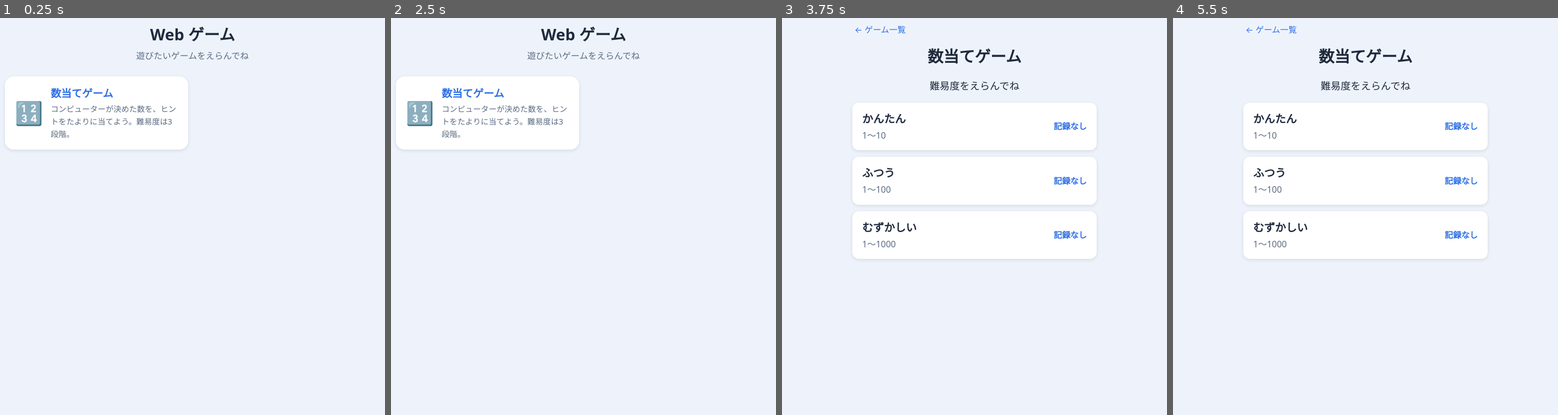
Above: before the commit, frames 1-4 (left to right).
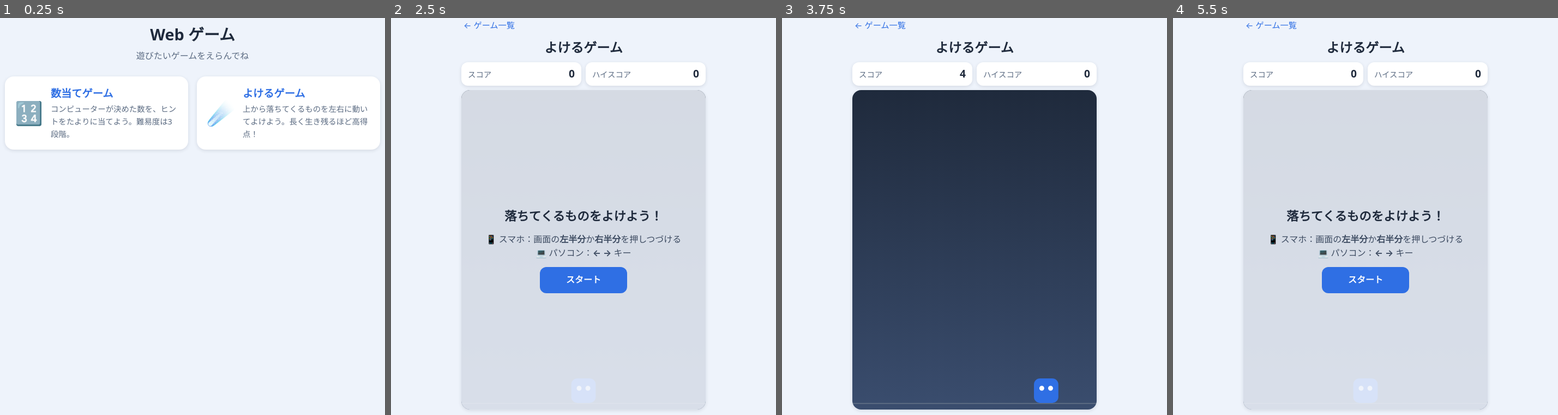
Above: after the commit, the same moments.

Repository: swatsgtj-svg/web-games
Game: browser game, page index.html
The game is run twice, just before and just after one commit, with the same random seed, the same clock (stepped at 60 frames per second) and the same inputs.
Inputs (mouse positions are in pixels of both pictures, inside the frame that each line leads up to; where the layout moved, square brackets give the same spot in the first picture):
- Up to frame 1 (0.25 s): no input
- Up to frame 2 (2.5 s): click (583, 113) at 0.27 s; hold Right 1.03-1.53 s; click (583, 121) at 1.07 s; tap Space at 1.1, 1.6, 2.1 s; hold Down 1.58-1.85 s; click (506, 105) at 1.67 s; hold Left 1.9-2.47 s; click "← ゲーム一覧" at 2.02 s; click (656, 101) at 2.27 s
- Up to frame 3 (3.75 s): hold Up 2.52-2.82 s; tap A at 2.52 s; tap Space at 2.6, 3.1, 3.6 s; click (1009, 311) [1032, 129] at 2.87 s; hold Right 2.87-3.53 s; click (974, 280) at 3.27 s, where only the run after the commit has a clickable "スタート"; click (912, 327) [882, 129] at 3.47 s; tap D at 3.52 s; hold Up from 3.58 s (still down)
- Up to frame 4 (5.5 s): release Up at 3.82 s; hold Left 3.87-4.3 s; click (1365, 184) [1365, 93] at 4.07 s; tap Space at 4.1, 4.6, 5.1 s; hold Down 4.35-4.68 s; click "← ゲーム一覧" at 4.52 s; click (1477, 117) at 4.67 s; hold Right 4.73-5.23 s; click (1292, 248) [1253, 113] at 5.27 s; hold Down from 5.28 s (still down)

The runs differ from the first frame. In frame 1, 0.6% of the frame differs, in the area x 53-96%, y 17-31%; in frame 2, 16%; in frame 3, 52%, in the area x 18-82%, y 0-99%; in frame 4, 27%.

Commit message:
落ちてくるものをよけるゲームを追加
- dodge/ に新しいゲーム（index.html・style.css・script.js）を作成
- 矢印キーと、画面の左右半分の長押しでプレイヤーを操作
- 時間がたつほど落ちる速さと数が増え、生き残った時間がスコアになる
- ハイスコアを localStorage に保存
- games.js に追加して一覧ページに表示

Co-Authored-By: Claude Opus 5.5 <noreply@anthropic.com>
Claude-Session: https://claude.ai/code/session_01VBRbQ5qjfsNGov1HxdS8UK

Diff:
--- /dev/null
+++ b/dodge/index.html
@@ -0,0 +1,48 @@
+<!DOCTYPE html>
+<html lang="ja">
+<head>
+  <meta charset="UTF-8">
+  <!-- スマホの画面幅に合わせて表示し、指で拡大・縮小されないようにする設定 -->
+  <meta name="viewport" content="width=device-width, initial-scale=1, maximum-scale=1, user-scalable=no">
+  <title>よけるゲーム</title>
+  <link rel="stylesheet" href="style.css">
+</head>
+<body>
+  <main class="card">
+    <!-- 一覧ページに戻るリンク。「../」は「1つ上のフォルダ」という意味 -->
+    <a class="home-link" href="../index.html">← ゲーム一覧</a>
+    <h1>よけるゲーム</h1>
+
+    <!-- 今のスコアとハイスコア -->
+    <dl class="status">
+      <div><dt>スコア</dt><dd id="score">0</dd></div>
+      <div><dt>ハイスコア</dt><dd id="high-score">0</dd></div>
+    </dl>
+
+    <!-- ゲーム画面。canvas（キャンバス）は JavaScript で絵を描ける「板」 -->
+    <div class="stage" id="stage">
+      <canvas id="game" aria-label="ゲーム画面"></canvas>
+
+      <!-- ① スタート画面（ゲーム画面の上に重ねて表示） -->
+      <section class="overlay" id="screen-start">
+        <p class="overlay-title">落ちてくるものをよけよう！</p>
+        <ul class="howto">
+          <li>📱 スマホ：画面の<strong>左半分</strong>か<strong>右半分</strong>を押しつづける</li>
+          <li>💻 パソコン：<strong>← →</strong> キー</li>
+        </ul>
+        <button type="button" class="primary" id="start-button">スタート</button>
+      </section>
+
+      <!-- ② ゲームオーバー画面（最初はかくしておく） -->
+      <section class="overlay" id="screen-over" hidden>
+        <p class="overlay-title">ゲームオーバー</p>
+        <p class="final-score">スコア <span id="final-score">0</span></p>
+        <p id="new-record" class="new-record" hidden>🎉 ハイスコア更新！</p>
+        <button type="button" class="primary" id="retry-button">もう一回</button>
+      </section>
+    </div>
+  </main>
+
+  <script src="script.js"></script>
+</body>
+</html>
--- /dev/null
+++ b/dodge/script.js
@@ -0,0 +1,315 @@
+// ===== よけるゲーム =====
+// 画面の下のプレイヤーを左右に動かして、上から落ちてくる玉をよけるゲーム。
+// 長く生き残るほどスコアが上がり、玉の速さと数がだんだん増える。
+
+// ----- 設定（数字を変えると遊びごこちが変わる） -----
+const STORAGE_KEY = 'dodge-high-score'; // ハイスコアを保存するときの名前
+const SCORE_PER_SECOND = 10;            // 1秒生き残るごとに増えるスコア
+const MAX_DT = 0.05;                    // 1回の計算で進める時間の上限（秒）。タブを戻したときのワープ防止
+
+// ----- 画面の部品を取り出しておく -----
+const stage         = document.getElementById('stage');
+const canvas        = document.getElementById('game');
+const ctx           = canvas.getContext('2d'); // 絵を描くための道具
+const scoreText     = document.getElementById('score');
+const highScoreText = document.getElementById('high-score');
+const screenStart   = document.getElementById('screen-start');
+const screenOver    = document.getElementById('screen-over');
+const finalScore    = document.getElementById('final-score');
+const newRecordText = document.getElementById('new-record');
+
+// ----- ゲームの状態 -----
+let width = 0;        // ゲーム画面の幅（px）
+let height = 0;       // ゲーム画面の高さ（px）
+let playing = false;  // いま遊んでいる最中か
+let elapsed = 0;      // ゲーム開始からの時間（秒）
+let spawnTimer = 0;   // 次の玉を出すまでの残り時間（秒）
+let lastTime = 0;     // 前回の計算をした時刻
+let highScore = loadHighScore();
+
+const player = { x: 0, y: 0, size: 0 }; // x は真ん中の位置
+let rocks = [];                          // 落ちてくる玉の一覧 { x, y, r, speed }
+
+// ===== ハイスコアの読み書き =====
+// 保存できない環境（プライベートブラウズなど）でも止まらないように try/catch で囲む
+function loadHighScore() {
+  try {
+    const saved = Number(localStorage.getItem(STORAGE_KEY));
+    return Number.isFinite(saved) && saved > 0 ? saved : 0;
+  } catch (e) {
+    return 0;
+  }
+}
+
+function saveHighScore(score) {
+  try {
+    localStorage.setItem(STORAGE_KEY, String(score));
+  } catch (e) {
+    // 保存できなくても、ゲームはそのまま遊べる
+  }
+}
+
+// ===== 画面の大きさに合わせる =====
+// canvas は「表示される大きさ」と「中の絵の細かさ」が別々なので、両方をそろえる。
+// devicePixelRatio は、スマホなどの高画質な画面で1pxが何ドットか（2や3など）。
+function resize() {
+  const rect = stage.getBoundingClientRect();
+  const oldWidth = width;
+  const oldHeight = height;
+  width = rect.width;
+  height = rect.height;
+
+  const dpr = window.devicePixelRatio || 1;
+  canvas.width = Math.round(width * dpr);
+  canvas.height = Math.round(height * dpr);
+  ctx.setTransform(dpr, 0, 0, dpr, 0, 0); // これで以降は「表示上のpx」で描ける
+
+  // プレイヤーの大きさは画面幅の1割（小さすぎ・大きすぎにならないように範囲を決める）
+  player.size = Math.min(Math.max(width * 0.1, 28), 48);
+  player.y = height - player.size - 12;
+
+  if (oldWidth > 0) {
+    // 遊んでいる途中で画面の大きさが変わったら、位置も同じ割合でのばす
+    player.x = (player.x / oldWidth) * width;
+    for (const rock of rocks) {
+      rock.x = (rock.x / oldWidth) * width;
+      rock.y = (rock.y / oldHeight) * height;
+    }
+  } else {
+    player.x = width / 2;
+  }
+  clampPlayer();
+  draw();
+}
+
+// プレイヤーが画面の外に出ないようにする
+function clampPlayer() {
+  const half = player.size / 2;
+  player.x = Math.min(Math.max(player.x, half), width - half);
+}
+
+// ===== 操作 =====
+// 左右どちらに動かしたいかを、キーボードとタッチでそれぞれ覚えておく
+const keys = { left: false, right: false };
+const pointers = new Map(); // 押している指（またはマウス）ごとの「左 = -1 / 右 = 1」
+
+// パソコン：矢印キー（A / D キーでもOK）
+window.addEventListener('keydown', (event) => {
+  if (event.key === 'ArrowLeft' || event.key === 'a') keys.left = true;
+  if (event.key === 'ArrowRight' || event.key === 'd') keys.right = true;
+  if (event.key.startsWith('Arrow')) event.preventDefault(); // 矢印キーで画面がスクロールしないように
+});
+
+window.addEventListener('keyup', (event) => {
+  if (event.key === 'ArrowLeft' || event.key === 'a') keys.left = false;
+  if (event.key === 'ArrowRight' || event.key === 'd') keys.right = false;
+});
+
+// 別のアプリに切りかえたときなど、キーを離したことが伝わらない場合に備えてリセット
+window.addEventListener('blur', () => {
+  keys.left = false;
+  keys.right = false;
+  pointers.clear();
+});
+
+// スマホ：画面の左半分を押していたら左、右半分なら右（マウスでクリックしても同じ）
+// 「pointer」は、指・マウス・ペンをまとめてあつかえるしくみ
+function sideOf(event) {
+  const rect = canvas.getBoundingClientRect();
+  return event.clientX - rect.left < rect.width / 2 ? -1 : 1;
+}
+
+canvas.addEventListener('pointerdown', (event) => {
+  event.preventDefault();
+  canvas.setPointerCapture(event.pointerId); // 指が画面の外に出ても追いかける
+  pointers.set(event.pointerId, sideOf(event));
+});
+
+canvas.addEventListener('pointermove', (event) => {
+  // 押したまま指をすべらせたら、左右を切りかえる
+  if (pointers.has(event.pointerId)) {
+    pointers.set(event.pointerId, sideOf(event));
+  }
+});
+
+function releasePointer(event) {
+  pointers.delete(event.pointerId);
+}
+canvas.addEventListener('pointerup', releasePointer);
+canvas.addEventListener('pointercancel', releasePointer);
+canvas.addEventListener('contextmenu', (event) => event.preventDefault()); // 長押しメニューを出さない
+
+// いま左右どちらに動かすか（-1: 左、0: 止まる、1: 右）
+function inputDirection() {
+  let dir = 0;
+  if (keys.left) dir -= 1;
+  if (keys.right) dir += 1;
+  // 指は「最後に押した指」の向きを使う
+  let last = 0;
+  for (const side of pointers.values()) last = side;
+  if (dir === 0) dir = last;
+  return dir;
+}
+
+// ===== むずかしさ =====
+// 時間がたつほど玉が速く、出てくる間かくが短くなる（上限・下限あり）
+function fallSpeed() {
+  return height * Math.min(0.35 + elapsed * 0.025, 1.3); // 1秒あたりに落ちる距離
+}
+
+function spawnInterval() {
+  return Math.max(0.9 - elapsed * 0.02, 0.18); // 次の玉が出るまでの秒数
+}
+
+// 上から新しい玉を1つ出す
+function spawnRock() {
+  const r = player.size * (0.3 + Math.random() * 0.35); // 半径はランダム
+  rocks.push({
+    x: r + Math.random() * (width - r * 2),
+    y: -r,
+    r: r,
+    speed: fallSpeed() * (0.8 + Math.random() * 0.4), // 1つずつ少しだけ速さを変える
+  });
+}
+
+// ===== 当たり判定 =====
+// 玉（円）とプレイヤー（四角）が重なっているかを調べる。
+// 見た目より少し小さめにして、「当たってないのに！」を減らす。
+function hits(rock) {
+  const half = player.size / 2 * 0.85;
+  const cx = player.x;
+  const cy = player.y + player.size / 2;
+  // 四角の中で、円の中心にいちばん近い点を探す
+  const nearX = Math.min(Math.max(rock.x, cx - half), cx + half);
+  const nearY = Math.min(Math.max(rock.y, cy - half), cy + half);
+  const dx = rock.x - nearX;
+  const dy = rock.y - nearY;
+  const r = rock.r * 0.85;
+  return dx * dx + dy * dy < r * r;
+}
+
+// ===== ゲームの流れ =====
+function startGame() {
+  rocks = [];
+  elapsed = 0;
+  spawnTimer = 0.5;
+  player.x = width / 2;
+  playing = true;
+  scoreText.textContent = '0';
+  screenStart.hidden = true;
+  screenOver.hidden = true;
+  lastTime = performance.now();
+  requestAnimationFrame(loop);
+}
+
+function gameOver() {
+  playing = false;
+  const score = currentScore();
+  const isNewRecord = score > highScore;
+  if (isNewRecord) {
+    highScore = score;
+    saveHighScore(score);
+    highScoreText.textContent = String(score);
+  }
+  finalScore.textContent = String(score);
+  newRecordText.hidden = !isNewRecord;
+  draw(true); // 当たった瞬間を赤く表示
+  screenOver.hidden = false;
+  document.getElementById('retry-button').focus();
+}
+
+function currentScore() {
+  return Math.floor(elapsed * SCORE_PER_SECOND);
+}
+
+// 1回分の計算（dt は前回からの経過秒数）
+function update(dt) {
+  elapsed += dt;
+
+  // プレイヤーを動かす。速さは「1秒で画面幅の1.1倍」
+  player.x += inputDirection() * width * 1.1 * dt;
+  clampPlayer();
+
+  // 時間が来たら新しい玉を出す
+  spawnTimer -= dt;
+  if (spawnTimer <= 0) {
+    spawnRock();
+    spawnTimer += spawnInterval();
+  }
+
+  // 玉を落とす。画面の下まで行ったものは消す
+  for (const rock of rocks) {
+    rock.y += rock.speed * dt;
+  }
+  rocks = rocks.filter((rock) => rock.y - rock.r < height);
+
+  scoreText.textContent = String(currentScore());
+
+  if (rocks.some(hits)) {
+    gameOver();
+  }
+}
+
+// requestAnimationFrame は「次に画面を書きかえるときに呼んでね」というお願い。
+// 1秒に約60回呼ばれるので、これをくり返すとアニメーションになる。
+function loop(now) {
+  if (!playing) return;
+  // 端末の速さに関係なく同じスピードになるよう、実際に経った時間で計算する
+  const dt = Math.min((now - lastTime) / 1000, MAX_DT);
+  lastTime = now;
+  update(dt);
+  if (playing) {
+    draw();
+    requestAnimationFrame(loop);
+  }
+}
+
+// ===== 絵を描く =====
+function draw(crashed = false) {
+  // 背景（上から下へ色が変わるグラデーション）
+  const sky = ctx.createLinearGradient(0, 0, 0, height);
+  sky.addColorStop(0, '#1f2a3c');
+  sky.addColorStop(1, '#3a4d6e');
+  ctx.fillStyle = sky;
+  ctx.fillRect(0, 0, width, height);
+
+  // 地面の線
+  ctx.fillStyle = '#5b6b82';
+  ctx.fillRect(0, player.y + player.size, width, 2);
+
+  // 落ちてくる玉
+  for (const rock of rocks) {
+    ctx.beginPath();
+    ctx.arc(rock.x, rock.y, rock.r, 0, Math.PI * 2);
+    ctx.fillStyle = '#f2994a';
+    ctx.fill();
+    ctx.beginPath();
+    ctx.arc(rock.x - rock.r * 0.3, rock.y - rock.r * 0.3, rock.r * 0.3, 0, Math.PI * 2);
+    ctx.fillStyle = '#f8c48f'; // 光っている部分
+    ctx.fill();
+  }
+
+  // プレイヤー（角の丸い四角に目を2つ）
+  const s = player.size;
+  const left = player.x - s / 2;
+  ctx.fillStyle = crashed ? '#e4572f' : '#2f6fe4';
+  ctx.beginPath();
+  if (ctx.roundRect) {
+    ctx.roundRect(left, player.y, s, s, s * 0.25);
+  } else {
+    ctx.rect(left, player.y, s, s); // 古いブラウザでは普通の四角にする
+  }
+  ctx.fill();
+  ctx.fillStyle = '#fff';
+  ctx.beginPath();
+  ctx.arc(left + s * 0.32, player.y + s * 0.4, s * 0.1, 0, Math.PI * 2);
+  ctx.arc(left + s * 0.68, player.y + s * 0.4, s * 0.1, 0, Math.PI * 2);
+  ctx.fill();
+}
+
+// ===== はじめの準備 =====
+highScoreText.textContent = String(highScore);
+document.getElementById('start-button').addEventListener('click', startGame);
+document.getElementById('retry-button').addEventListener('click', startGame);
+window.addEventListener('resize', resize);
+resize();
--- /dev/null
+++ b/dodge/style.css
@@ -0,0 +1,176 @@
+/* ===== 全体 ===== */
+* {
+  box-sizing: border-box; /* 幅の計算に余白や枠線をふくめる（はみ出し防止） */
+}
+
+html,
+body {
+  height: 100%;
+}
+
+body {
+  margin: 0;
+  background: #eef3fb;
+  color: #1f2a3c;
+  font-family: system-ui, -apple-system, "Hiragino Sans", "Noto Sans JP", sans-serif;
+  line-height: 1.6;
+  overflow: hidden;          /* ゲーム中に画面がスクロールしないようにする */
+}
+
+/* hidden 属性が付いた画面は必ずかくす */
+[hidden] {
+  display: none !important;
+}
+
+/* 真ん中に置くカード。スマホでは画面いっぱい、パソコンでは幅480pxまで。
+   高さは画面の高さぴったり（dvh はスマホのアドレスバーを除いた高さ） */
+.card {
+  display: flex;
+  flex-direction: column;
+  max-width: 480px;
+  height: 100vh;
+  height: 100dvh;
+  margin: 0 auto;
+  padding: 16px 16px 16px;
+}
+
+/* 一覧ページに戻るリンク。指で押しやすいように高さを44px取る */
+.home-link {
+  align-self: flex-start;
+  display: inline-flex;
+  align-items: center;
+  min-height: 44px;
+  margin: -8px 0 0;
+  padding: 0 4px;
+  color: #2f6fe4;
+  font-size: 0.95rem;
+  text-decoration: none;
+  touch-action: manipulation;
+}
+
+.home-link:hover {
+  text-decoration: underline;
+}
+
+h1 {
+  margin: 0 0 8px;
+  text-align: center;
+  font-size: 1.5rem;
+}
+
+/* ===== スコア表示 ===== */
+.status {
+  display: flex;
+  gap: 8px;
+  margin: 0 0 8px;
+}
+
+.status div {
+  flex: 1;
+  display: flex;
+  justify-content: space-between;
+  align-items: baseline;
+  padding: 6px 12px;
+  background: #fff;
+  border-radius: 12px;
+  box-shadow: 0 2px 6px rgba(31, 42, 60, 0.12);
+}
+
+.status dt {
+  color: #5b6b82;
+  font-size: 0.9rem;
+}
+
+.status dd {
+  margin: 0;
+  font-size: 1.2rem;
+  font-weight: bold;
+  font-variant-numeric: tabular-nums; /* 数字の幅をそろえて、ガタガタ動かないようにする */
+}
+
+/* ===== ゲーム画面 ===== */
+/* 残りの高さをぜんぶ使う（flex: 1） */
+.stage {
+  position: relative;        /* 中の overlay をこの上に重ねるための基準 */
+  flex: 1;
+  min-height: 0;
+  border-radius: 16px;
+  overflow: hidden;
+  box-shadow: 0 2px 6px rgba(31, 42, 60, 0.12);
+}
+
+#game {
+  display: block;
+  width: 100%;
+  height: 100%;
+  touch-action: none;        /* タッチしても画面が動いたり拡大したりしないようにする */
+  user-select: none;         /* 長押しで文字選択されないようにする */
+  -webkit-user-select: none;
+  -webkit-touch-callout: none; /* iPhone の長押しメニューを出さない */
+}
+
+/* スタート画面・ゲームオーバー画面。ゲーム画面の上に半透明で重ねる */
+.overlay {
+  position: absolute;
+  inset: 0;                  /* 上下左右ぴったり広げる */
+  display: flex;
+  flex-direction: column;
+  align-items: center;
+  justify-content: center;
+  gap: 12px;
+  padding: 16px;
+  background: rgba(238, 243, 251, 0.88);
+  text-align: center;
+}
+
+.overlay-title {
+  margin: 0;
+  font-size: 1.4rem;
+  font-weight: bold;
+}
+
+.howto {
+  margin: 0;
+  padding: 0;
+  list-style: none;
+  color: #3c4a60;
+}
+
+.final-score {
+  margin: 0;
+  font-size: 1.3rem;
+}
+
+#final-score {
+  font-size: 2rem;
+  font-weight: bold;
+  color: #2f6fe4;
+}
+
+.new-record {
+  margin: 0;
+  font-weight: bold;
+  color: #e4572f;
+}
+
+/* ===== ボタン ===== */
+button {
+  font: inherit;
+  min-height: 48px;          /* 指で押しやすい高さ */
+  border: none;
+  border-radius: 12px;
+  cursor: pointer;
+  touch-action: manipulation; /* ダブルタップで拡大されないようにする */
+}
+
+button:active {
+  transform: scale(0.97);    /* 押したときに少し小さくして「押した感」を出す */
+}
+
+.primary {
+  min-width: 160px;
+  background: #2f6fe4;
+  color: #fff;
+  font-weight: bold;
+  padding: 0 20px;
+}
--- a/games.js
+++ b/games.js
@@ -15,4 +15,10 @@
     description: 'コンピューターが決めた数を、ヒントをたよりに当てよう。難易度は3段階。',
     path: 'number-guess/index.html',
   },
+  {
+    icon: '☄️',
+    title: 'よけるゲーム',
+    description: '上から落ちてくるものを左右に動いてよけよう。長く生き残るほど高得点！',
+    path: 'dodge/index.html',
+  },
 ];
